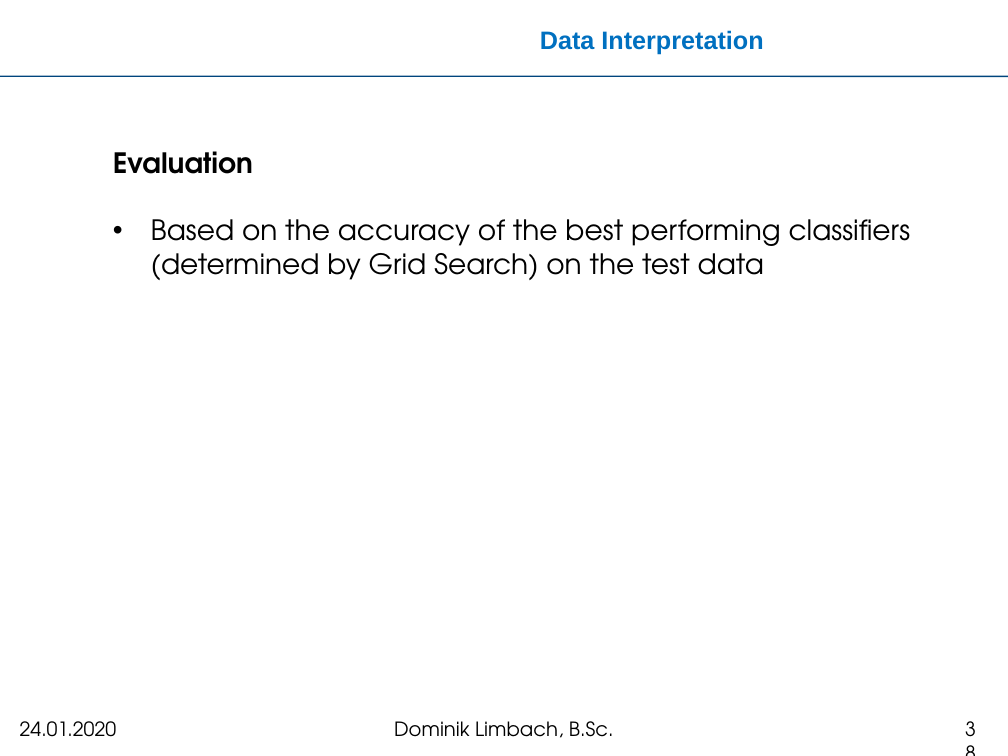
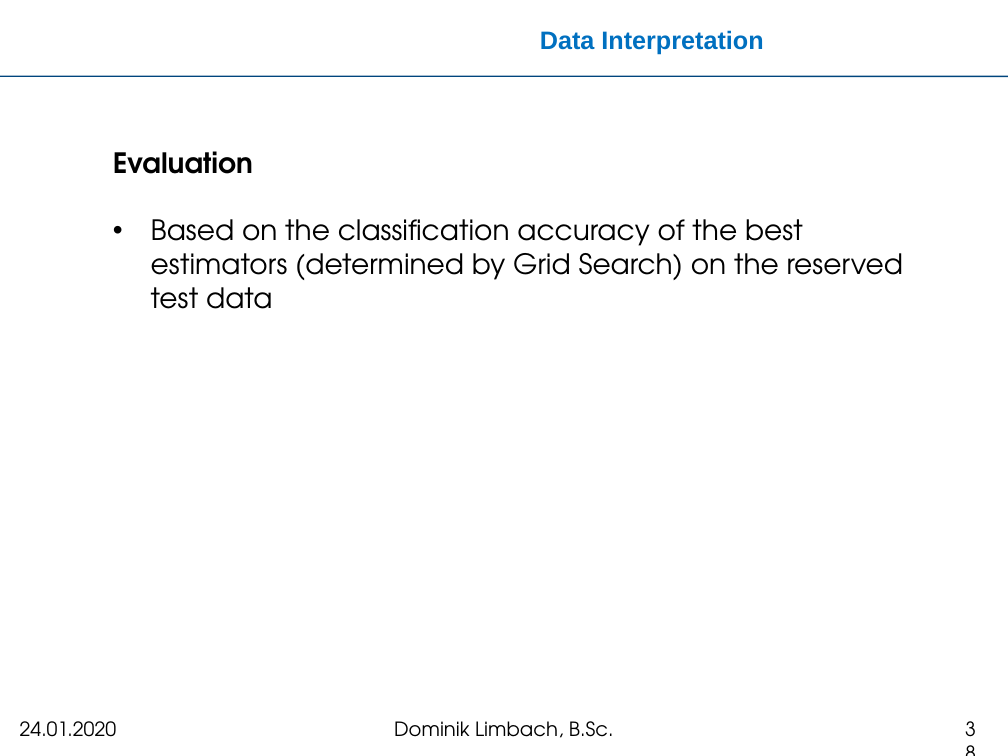
Before and after one commit to meistalampe/MTEC, a slide deck: slide 38 of Kolloquium-Master/kolloquium.pptx. Drawn at 1008x756 pixels with LibreOffice and Linux fonts; fonts in the diff are those of the drawing; background and template pictures are left out. Boxes give left, top, right and bottom in pixels: in the first picture for what was removed or moved away, otherwise in the second. Text is boxed around its words. In the diff, an @@ line names an element or a change of style, - is before the commit and + after.

```diff
--- a/Kolloquium-Master/kolloquium.pptx
+++ b/Kolloquium-Master/kolloquium.pptx
@@ text at box(151, 219, 903, 309): text changed @@
-• Based on the accuracy of the best performing classifiers (determined by Grid Search) on the test data
+• Based on the classification accuracy of the best estimators (determined by Grid Search) on the reserved test data
```
Also in this commit, not shown: 14 other slides changed.
